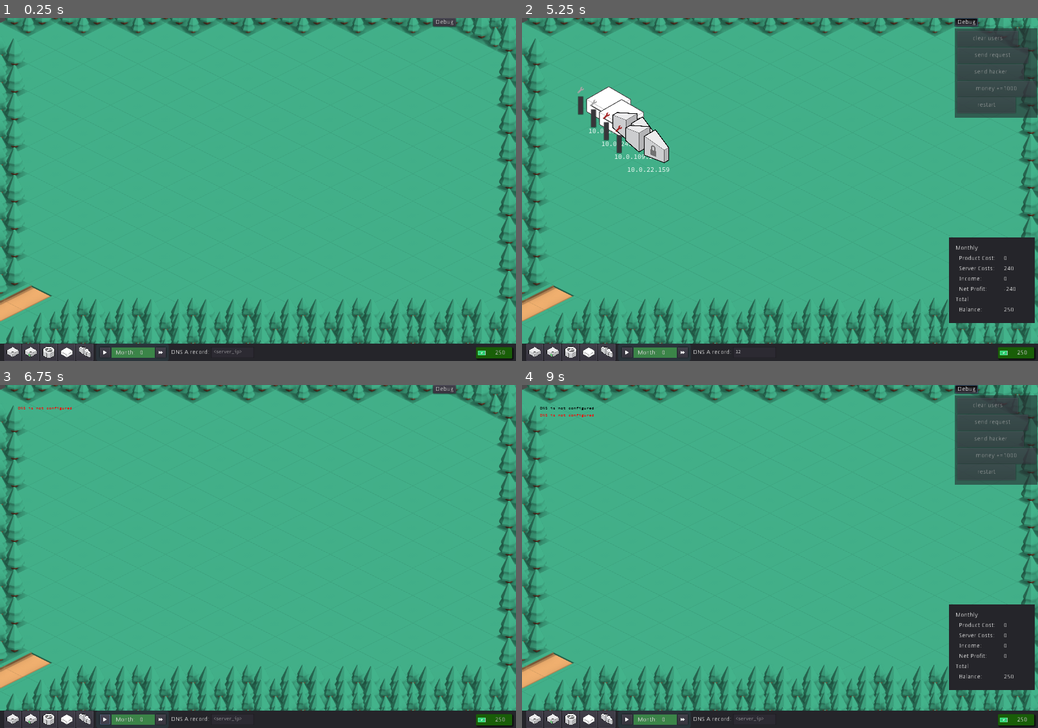
Above: before the commit, frames 1-4 (two rows, left to right).
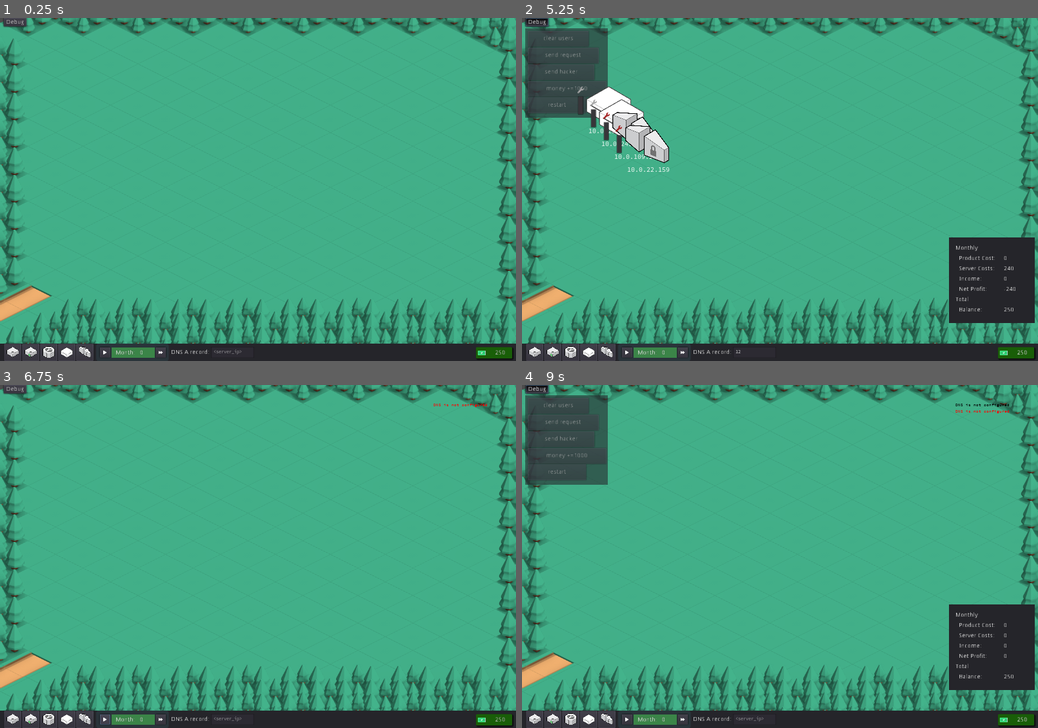
Above: after the commit, the same moments.

Repository: yigitbey/CloudArchitect
Game: Godot game, scene res://Level.tscn
The game is run twice, just before and just after one commit, with the same random seed, the same clock (stepped at 60 frames per second) and the same inputs.
Inputs (mouse positions are in pixels of both pictures, inside the frame that each line leads up to):
- Up to frame 1 (0.25 s): no input
- Up to frame 2 (5.25 s): click (754, 350) at 0.52 s; type "12" at 0.6 s; click (589, 350) at 1.25 s; click (589, 350) at 2 s; click (604, 350) at 2.75 s; click (604, 350) at 3.5 s; click "250" at 4.25 s; click "Debug" at 5 s
- Up to frame 3 (6.75 s): click "restart" at 5.75 s; click "" at 6.5 s
- Up to frame 4 (9 s): click "" at 7.25 s; click "250" at 8 s; click "Debug" at 8.75 s

The runs differ from the first frame. In frame 1, 0.2% of the frame differs, in the area x 0-89%, y 0-3%; in frame 2, 8.2%; in frame 3, 0.3%; in frame 4, 8.6%, in the area x 0-100%, y 0-30%.

Commit message:
switch debug panel location with log location

Diff:
--- a/HUD.tscn
+++ b/HUD.tscn
@@ -312,8 +312,8 @@
 }
 
 [node name="DebugPanelToggle" type="Button" parent="."]
-margin_left = 1007.0
-margin_right = 1060.0
+margin_left = 7.0
+margin_right = 60.0
 margin_bottom = 20.0
 toggle_mode = true
 text = "Debug"
@@ -324,9 +324,9 @@
 [node name="DebugPanel" type="Panel" parent="."]
 visible = false
 modulate = Color( 1, 1, 1, 0.588235 )
-margin_left = 1006.0
+margin_left = 6.0
 margin_top = 24.0
-margin_right = 1198.0
+margin_right = 198.0
 margin_bottom = 232.0
 __meta__ = {
 "_edit_use_anchors_": false
@@ -437,7 +437,7 @@
 margin_top = 8.0
 margin_right = 32.0
 margin_bottom = 32.0
-hint_tooltip = "Play/Pause"
+hint_tooltip = "Auto advance on/off"
 toggle_mode = true
 __meta__ = {
 "_edit_use_anchors_": false
@@ -526,13 +526,14 @@
 [node name="Messages" type="Node2D" parent="."]
 
 [node name="List" type="ItemList" parent="Messages"]
-margin_left = 40.0
-margin_top = 43.0
-margin_right = 256.0
-margin_bottom = 160.0
+margin_left = 1008.0
+margin_top = 35.0
+margin_right = 1184.0
+margin_bottom = 152.0
+grow_horizontal = 0
 rect_min_size = Vector2( 168, 40 )
 size_flags_horizontal = 0
-size_flags_vertical = 0
+size_flags_vertical = 10
 theme = SubResource( 12 )
 custom_styles/cursor = SubResource( 13 )
 custom_styles/selected_focus = SubResource( 14 )
